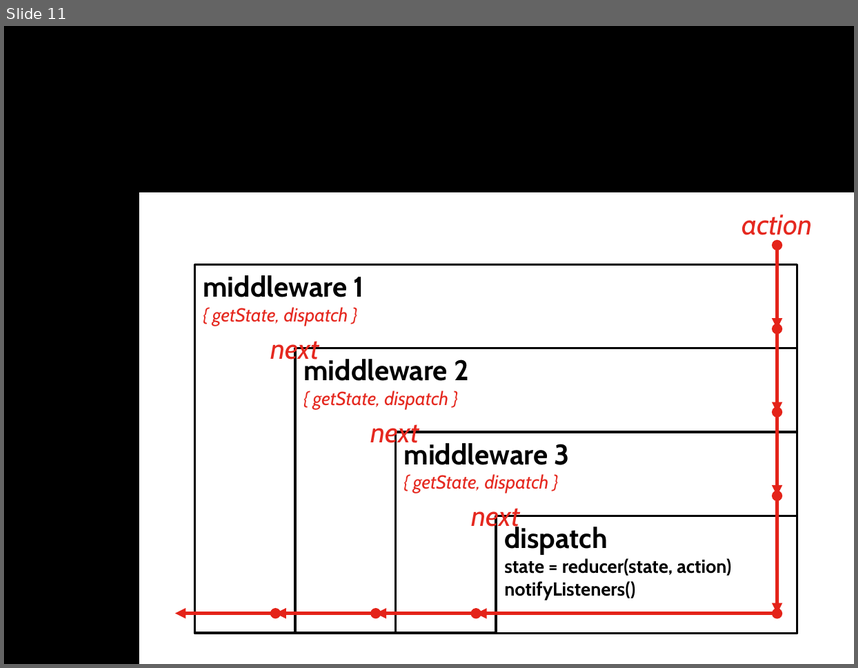
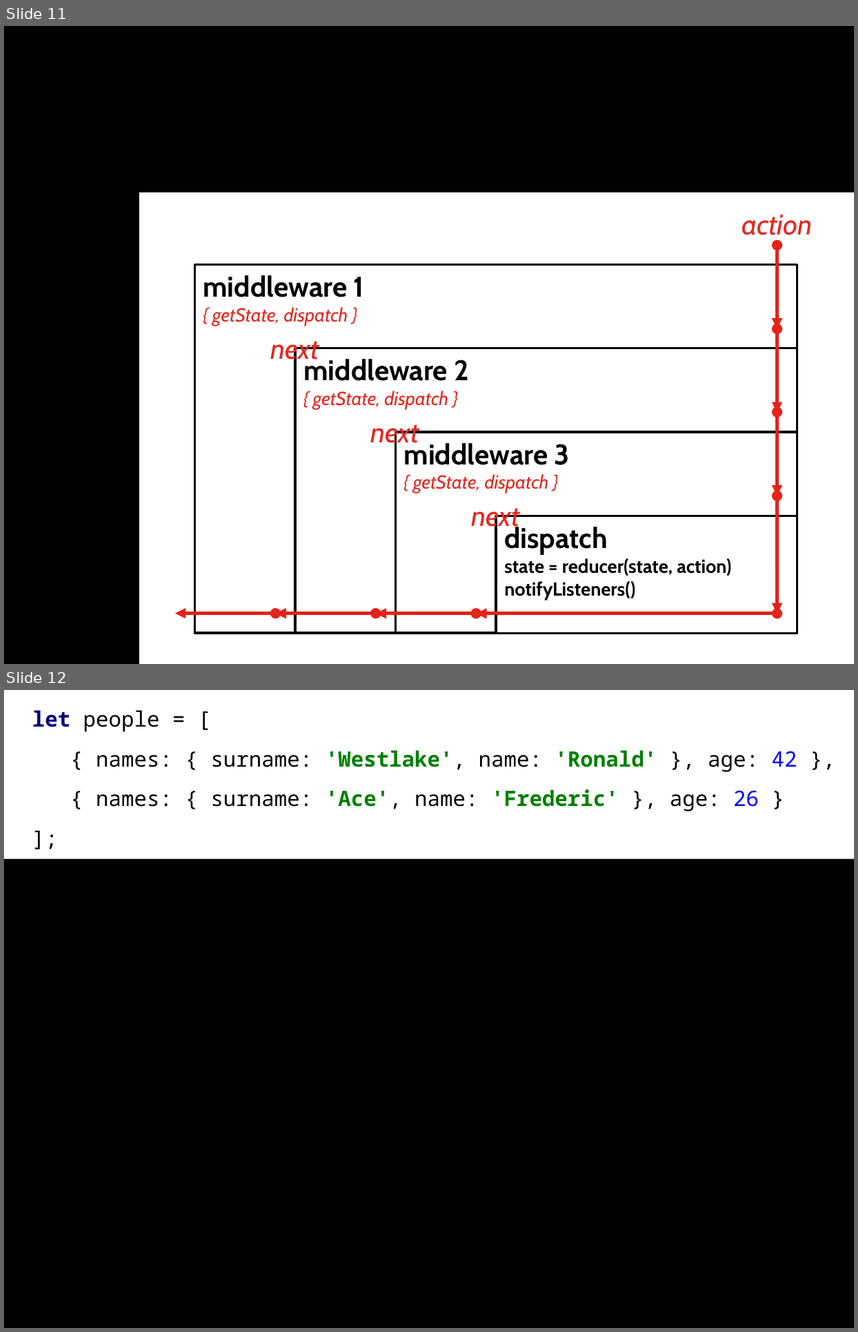
Before and after one commit to kontur-web-courses/redux, a slide deck: assets/diagrams.pptx. Shown one above the other, each under a label of ours: slide 11 before the commit, slides 11 and 12 after it. The pictures are 858x668 and 858x1332 pixels, drawn with LibreOffice and Linux fonts; fonts in the diff are those of the drawing. Boxes give left, top, right and bottom in pixels: in the first picture for what was removed or moved away, otherwise in the second. Text is boxed around its words. In the diff, an @@ line names an element or a change of style, - is before the commit and + after.

```diff
--- a/assets/diagrams.pptx
+++ b/assets/diagrams.pptx
@@ slide 12 added at [4,690,854,1328], background #000000 @@
@@ rectangle added at [4,690,854,859], fill #FFFFFF, 18 pt, text #000000 @@
+|let people = [
+| { names: { surname: 'Westlake', name: 'Ronald' }, age: 42 },
+| { names: { surname: 'Ace', name: 'Frederic' }, age: 26 }
+|];
```
Also in this commit, not shown: 8 other slides added, 19 other files.
